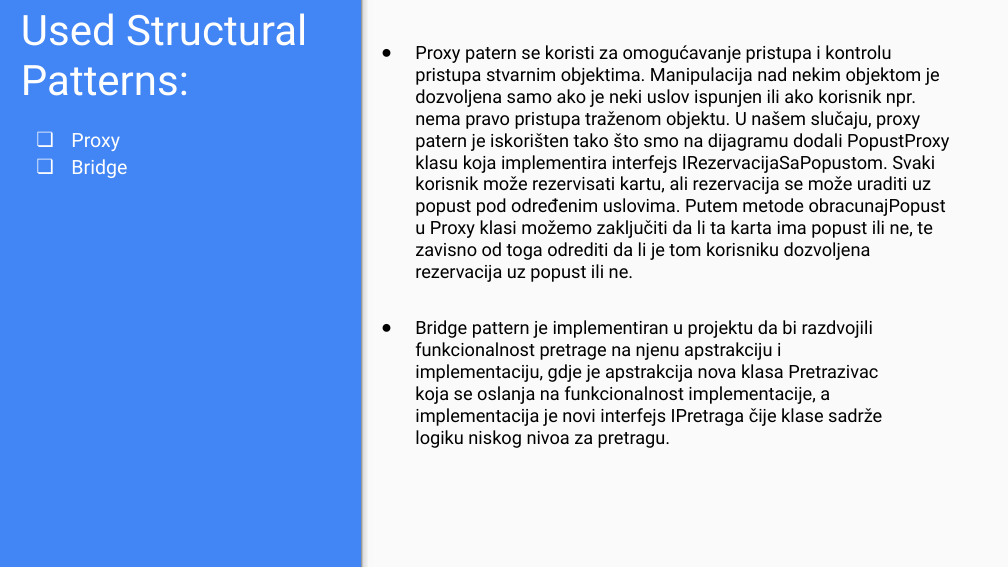
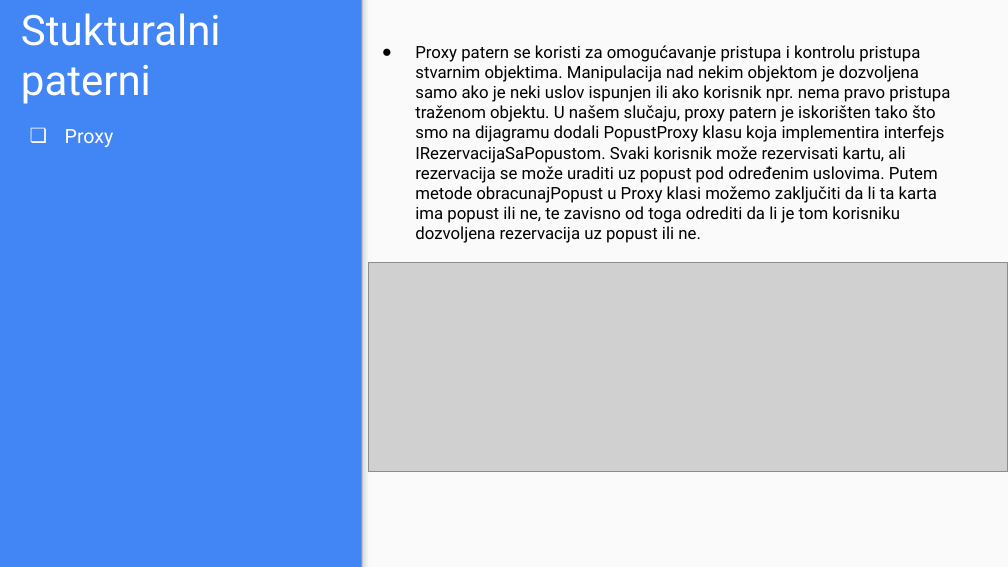
Before and after one commit to ebabic1/OOAD-G6-FAAME, a slide deck: slide 16 of Prezentacija/Prezentacija.pptx. Drawn at 1008x567 pixels with LibreOffice and Linux fonts; fonts in the diff are those of the drawing; grey boxes stand for pictures. Boxes give left, top, right and bottom in pixels: in the first picture for what was removed or moved away, otherwise in the second. Text is boxed around its words. In the diff, an @@ line names an element or a change of style, - is before the commit and + after.

```diff
--- a/Prezentacija/Prezentacija.pptx
+++ b/Prezentacija/Prezentacija.pptx
@@ title at [21,13,221,104]: text changed @@
-Used Structural Patterns:
+Stukturalni paterni
@@ text "Proxy patern se koristi za ..." at [415,45,950,243]: size 13 to 12 pt; indent changed @@
@@ text at [71,159,127,178]: paragraph removed @@
-❏ Bridge
@@ picture added at [368,262,1008,472] @@
@@ text removed at [415,320,882,448] @@
-● Bridge pattern je implementiran u projektu da bi razdvojili funkcionalnost pretrage na njenu apstrakciju i implementaciju, gdje je apstrakcija nova klasa Pretrazivac koja se oslanja na funkcionalnost implementacije, a implementacija je novi interfejs IPretraga čije klase sadrže logiku niskog nivoa za pretragu.
```
Also in this commit, not shown: 12 other slides changed, 2 slides added.
